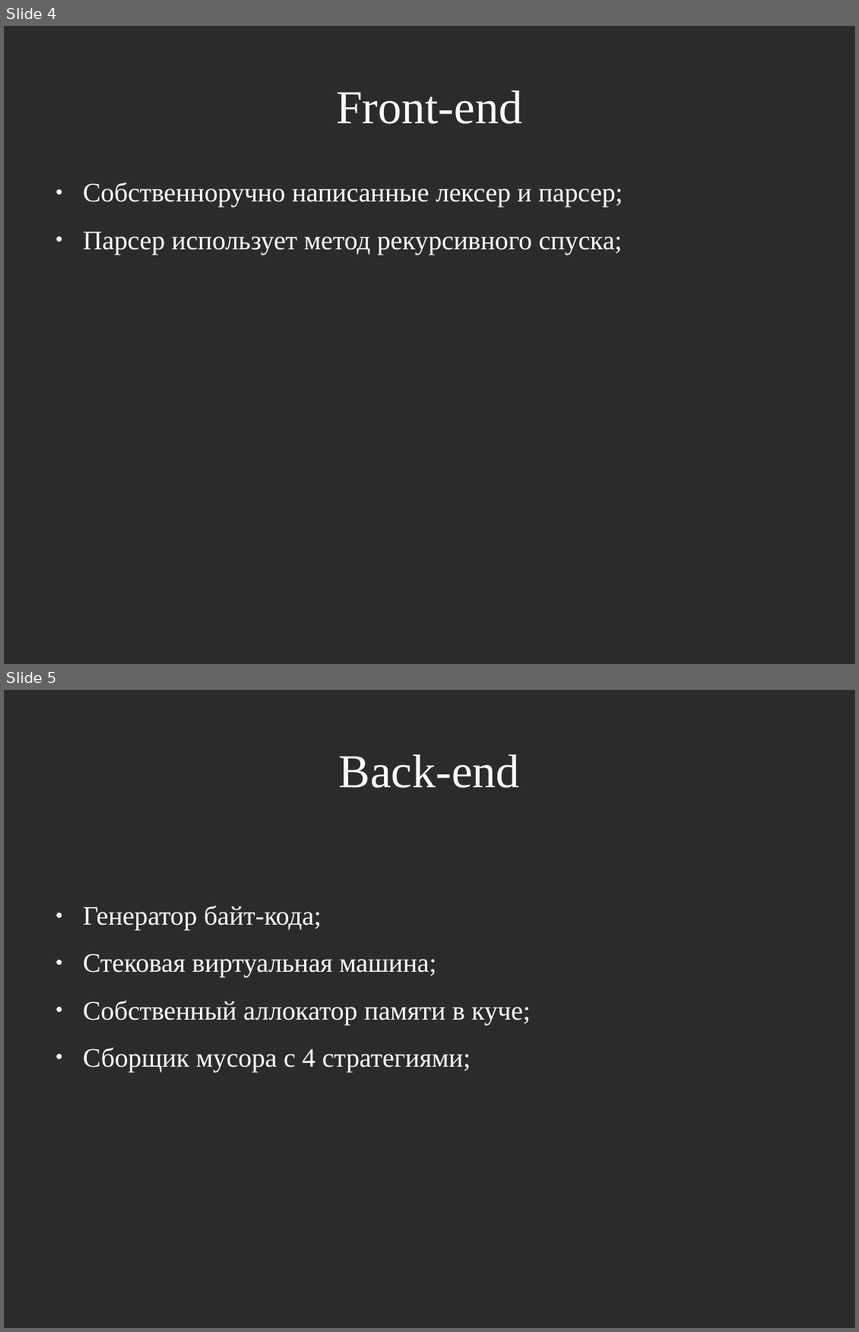
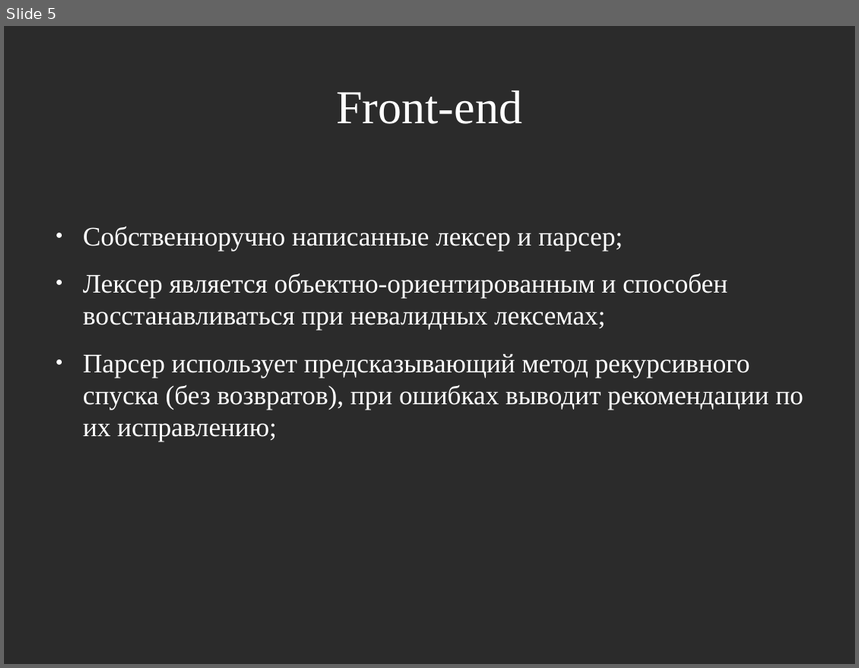
Before and after one commit to masyagin1998/GCI, a slide deck: docs/presentation.odp. Shown one above the other, each under a label of ours: slides 4 and 5 before the commit, slide 5 after it. The pictures are 859x1332 and 859x668 pixels, drawn with LibreOffice and Linux fonts; fonts in the diff are those of the drawing; background and template pictures are left out; a plain dark background stands for a picture behind light text. Boxes give left, top, right and bottom in pixels: in the first picture for what was removed or moved away, otherwise in the second. Text is boxed around its words. In the diff, an @@ line names an element or a change of style, - is before the commit and + after.

```diff
--- a/docs/presentation.odp
+++ b/docs/presentation.odp
@@ slide 5 removed at (4, 690, 855, 1328), background picture (left out) @@
@@ title removed at (339, 755, 520, 788) @@
-Back-end
@@ text removed at (83, 905, 530, 1072) @@
-● Генератор байт-кода;
-● Стековая виртуальная машина;
-● Собственный аллокатор памяти в куче;
-● Сборщик мусора с 4 стратегиями;
@@ what was slide 4 is now slide 5 @@
@@ slide 5 changed as well @@
@@ text "Собственноручно написанные лексер и парсер;": place and size @@
-text "Собственноручно написанные лексер и парсер;" at (83, 182, 623, 255)
+text "Собственноручно написанные лексер и парсер;" at (83, 226, 804, 442)
@@ text at (83, 274, 804, 442): text changed @@
-● Парсер использует метод рекурсивного спуска;
+● Лексер является объектно-ориентированным и способен восстанавливаться при невалидных лексемах;
+● Парсер использует предсказывающий метод рекурсивного спуска (без возвратов), при ошибках выводит рекомендации по их исправлению;
```
Also in this commit, not shown: 4 other slides changed, 6 slides added, 6 other slides removed, 38 other files.
